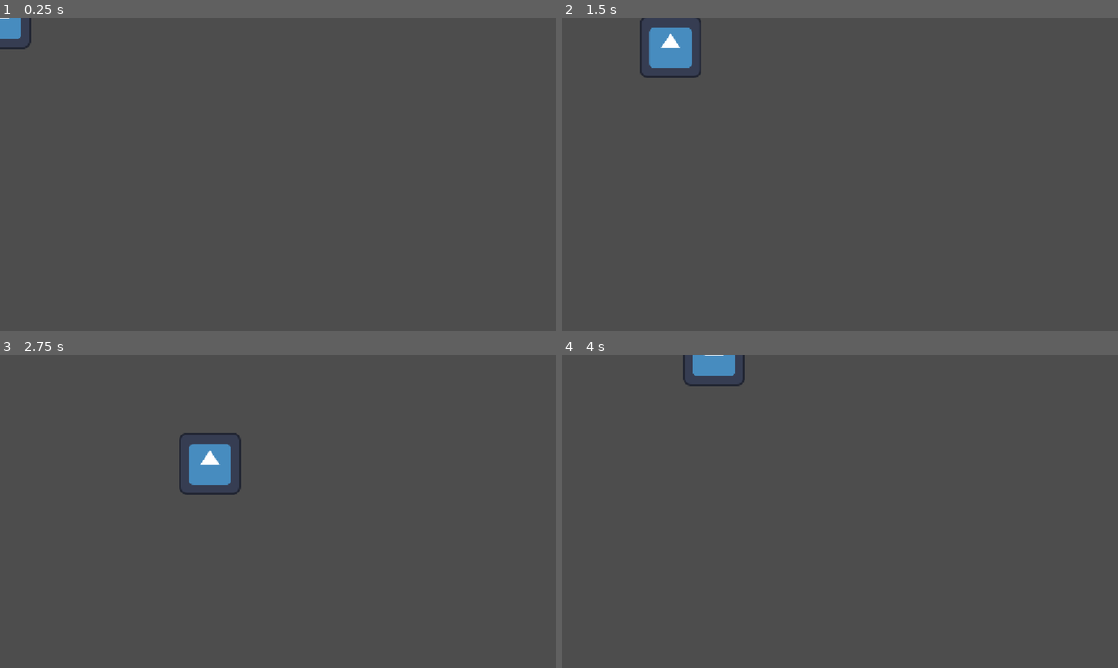
Above: before the commit, frames 1-4 (two rows, left to right).
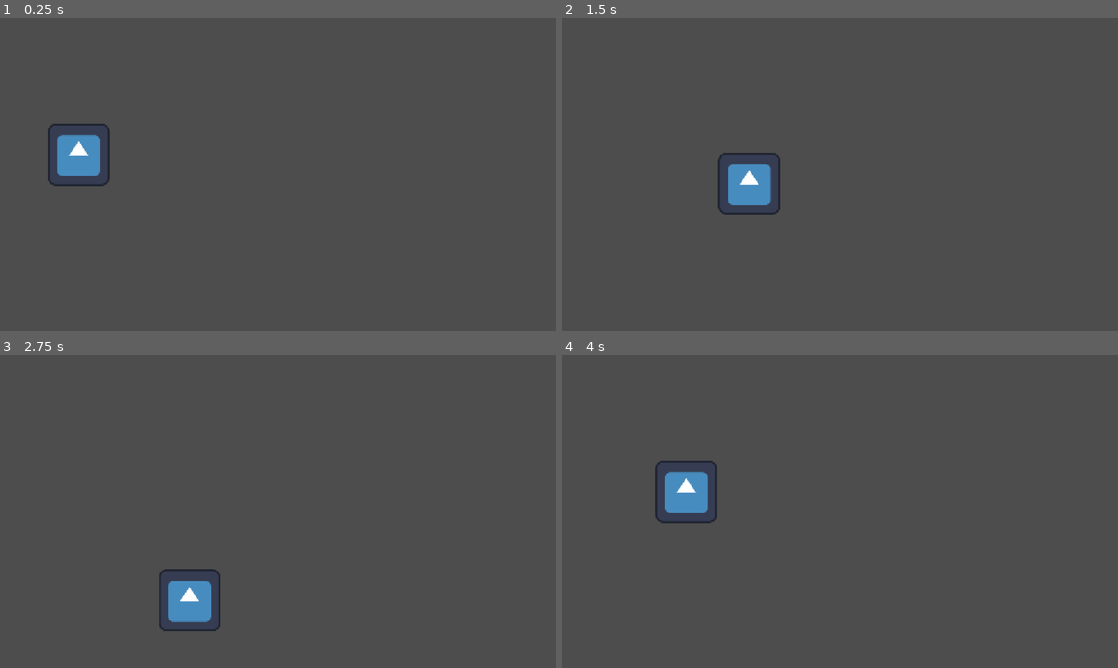
Above: after the commit, the same moments.

Repository: zgjsyxwj/godot-learning
Game: Godot game, scene res://world.tscn
Same seed, same stepped clock (60 frames per second), same inputs: the game is played once before the commit and once after it. Before the commit the project starts from res://player.tscn. The engine's default icon, where the game draws it, is replaced by a stand-in: a white triangle on a blue panel in a dark square.
Inputs:
- Up to frame 1 (0.25 s): no input
- Up to frame 2 (1.5 s): tap Enter at 0.5 s; hold D (move_right) 0.53-1.28 s; hold S (move_down) from 1.28 s (still down)
- Up to frame 3 (2.75 s): release S (move_down) at 2.03 s; hold D (move_right) from 2.03 s (still down)
- Up to frame 4 (4 s): release D (move_right) at 2.78 s; hold W (move_up) 2.78-3.53 s; hold A (move_left) from 3.53 s (still down)

The runs differ from the first frame. In frame 1, 1.7% of the frame differs, in the area x 0-20%, y 0-54%; in frame 2, 2.5%; in frame 3, 2.5%, in the area x 28-44%, y 24-89%; in frame 4, 2.0%.

Commit message:
feat: 添加世界场景并完善仓库忽略规则

Diff:
--- a/godot-learning/project.godot
+++ b/godot-learning/project.godot
@@ -11,7 +11,7 @@
 [application]
 
 config/name="godot-learning"
-run/main_scene="uid://d3h0vhg1tvs6d"
+run/main_scene="uid://c705avdl56dpf"
 config/features=PackedStringArray("4.7", "Forward Plus")
 config/icon="res://icon.svg"
 
--- /dev/null
+++ b/godot-learning/world.tscn
@@ -0,0 +1,18 @@
+[gd_scene format=3 uid="uid://c705avdl56dpf"]
+
+[ext_resource type="PackedScene" uid="uid://d3h0vhg1tvs6d" path="res://player.tscn" id="1_f3sb7"]
+
+[sub_resource type="RectangleShape2D" id="RectangleShape2D_fj7yv"]
+size = Vector2(40, 500)
+
+[node name="World" type="Node2D" unique_id=2116438040]
+
+[node name="Player" parent="." unique_id=221396787 instance=ExtResource("1_f3sb7")]
+position = Vector2(163, 283)
+motion_mode = 1
+
+[node name="Wall" type="StaticBody2D" parent="." unique_id=53598400]
+position = Vector2(500, 300)
+
+[node name="CollisionShape2D" type="CollisionShape2D" parent="Wall" unique_id=1427792526]
+shape = SubResource("RectangleShape2D_fj7yv")
Not shown, added: .gitignore
